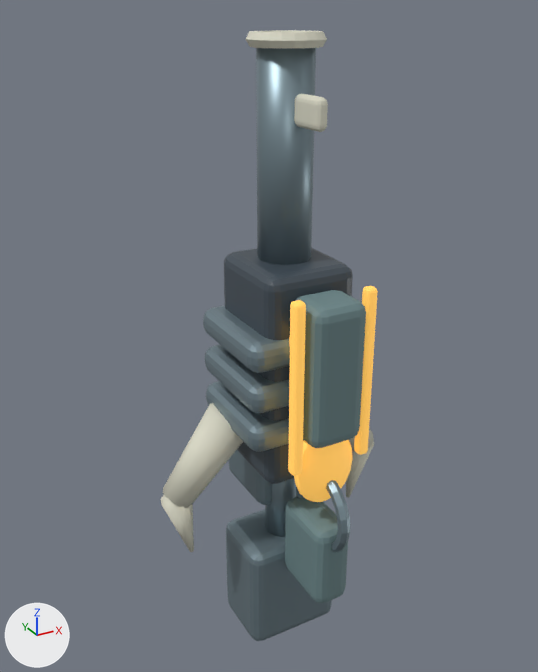
What one commit did to the glTF model Art/LowPolyKit/yokai/YK_01_SoulRifle_Weapon_E03.glb.
Before and after are seen from a 50 mm lens placed at (-0.736, -1.193, 1.101), pointed at (-0.029, 0.092, 0.459). The axes (+X, +Y, +Z) are drawn at lower left. The lights are the same throughout. The first picture is the older version. Vertices at exactly the same position are counted once.

The first picture shows 'SM_YK_01_SoulRifle_Weapon_P00', 'SM_YK_01_SoulRifle_Weapon_P01', 'SM_YK_01_SoulRifle_Weapon_P02', 'SM_YK_01_SoulRifle_Weapon_P03'.
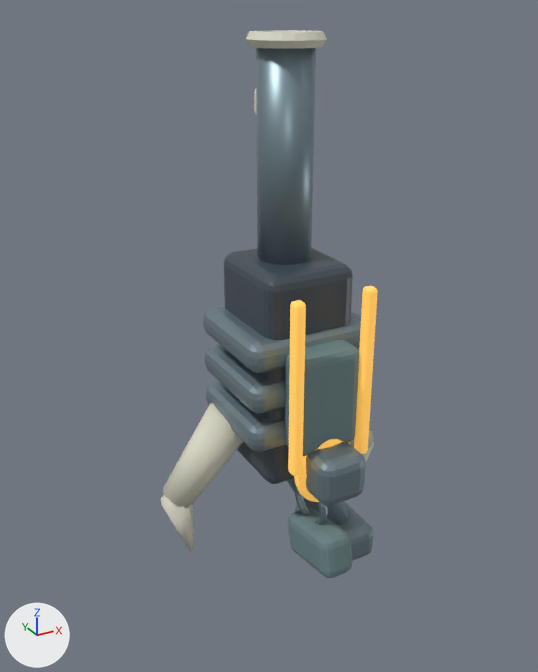
The change in detail:
me_sm_yk_01_soulrifle_weapon_p00_mesh is used by ob_sm_yk_01_soulrifle_weapon_p00; location (0.0, 0.0, 0.0).
me_sm_yk_01_soulrifle_weapon_p00_mesh had 1010 vertices, 1984 faces and spanned x -0.115..0.115, y -0.188..0.255, z -0.315..1.063.
me_sm_yk_01_soulrifle_weapon_p00_mesh now has 1010 vertices, 1984 faces and spans x -0.1..0.225, y -0.18..0.21, z -0.165..1.063.
me_sm_yk_01_soulrifle_weapon_p00_mesh part 1: the loose piece of 120 vertices spanning x -0.011..0.011, y -0.188..0.008, z 0.022..0.218 is scaled about its middle by (0.692, 0.613, 0.613), then moved by (0.0, 0.045, -0.009).
me_sm_yk_01_soulrifle_weapon_p00_mesh part 2: 408 of 1010 vertices moved; they spanned x -0.115..0.115, y -0.15..0.255, z -0.315..0.6 and now span x -0.072..0.225, y -0.18..0.195, z -0.165..0.49; mean shift (0.042, -0.055, 0.024); largest move (-0.09, 0.018, -0.312) -> (0.046, 0.062, 0.252).
me_sm_yk_01_soulrifle_weapon_p00_mesh part 3: 30 of the vertices in x -0.013..0.013, y 0.023..0.033, z 0.9..0.96 are moved by (0.0, 0.158, 0.0).
me_sm_yk_01_soulrifle_weapon_p00_mesh part 4: all 48 vertices in x -0.013..0.013, y -0.055..-0.042, z 0.9..0.96 are moved by (0.0, 0.172, 0.0).
Other edits to the shape of me_sm_yk_01_soulrifle_weapon_p00_mesh do not show in these pictures.

Pixel boxes (x1, y1, x2, y2) of what changed, in the pictures (538 x 672 px; the box of a moved part takes in the faces that stretch with it):
'SM_YK_01_SoulRifle_Weapon_P00', reshaped (10% shorter): before (224, 30, 366, 641); after (224, 30, 373, 578)
part 1 of me_sm_yk_01_soulrifle_weapon_p00_mesh, moved or reshaped: before (296, 480, 350, 552); after (295, 484, 328, 525)
part 2 of me_sm_yk_01_soulrifle_weapon_p00_mesh, moved or reshaped: before (226, 290, 366, 641); after (284, 340, 372, 578)
part 3 of me_sm_yk_01_soulrifle_weapon_p00_mesh, moved or reshaped: before (294, 93, 319, 131); after (254, 90, 257, 115)
part 4 of me_sm_yk_01_soulrifle_weapon_p00_mesh, moved or reshaped (not visible afterwards): before (314, 97, 328, 132)
